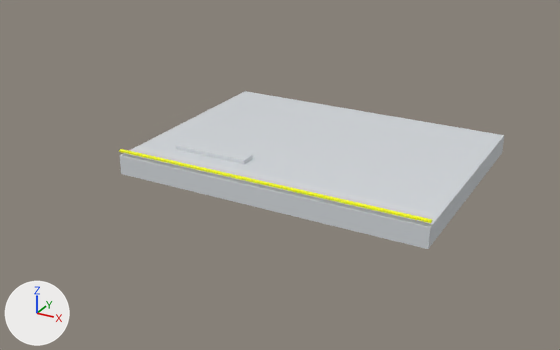
What one commit did to the OBJ model frontend/public/signs/Biển tên công ty inox ăn mòn 40 x 30.obj.
Both versions are drawn from a 50 mm lens placed at (0.604, -0.685, 0.389), pointed at (0.142, 0.155, -0.031). Every picture has the same lights, and +X, +Y and +Z are marked at lower left. The first picture is the older version. Where no turn or scale is listed for an object, it has been applied to the vertices. Vertices at exactly the same position are counted once.

In view in the first picture: 'bien_ten_cong_ty_inox_an_mon_40_x_30'.
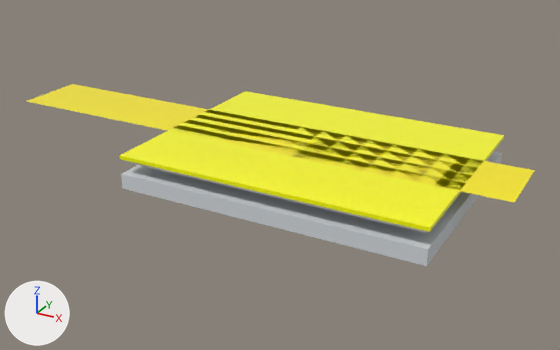
What differs and where, as boxes [x1, y1, x2, y2] in the pictures (560 x 350 px; the box of a moved part takes in the faces that stretch with it):
'bien_ten_cong_ty_inox_an_mon_40_x_30', reshaped (32% wider, 15% taller): before [119, 91, 504, 249]; after [27, 84, 535, 266]
part 1 of me_bien_ten_cong_ty_inox_an_mon_40_x_30, added (mostly hidden): after [126, 161, 428, 233]
part 2 of me_bien_ten_cong_ty_inox_an_mon_40_x_30, deleted: before [176, 141, 253, 164]
part 3 of me_bien_ten_cong_ty_inox_an_mon_40_x_30, deleted: before [119, 149, 432, 223]
part 4 of me_bien_ten_cong_ty_inox_an_mon_40_x_30, moved or reshaped: before [120, 91, 504, 249]; after [27, 84, 535, 266]
part 5 of me_bien_ten_cong_ty_inox_an_mon_40_x_30, recoloured: [119, 136, 504, 232] in both

What changed in the scene script:
```text
Add mat_mat_ffd700:
    mat_mat_ffd700 = principled_material('Mat_ffd700')
    mat_mat_ffd700.base_color = (1.0, 0.843, 0.0)  # yellow #ffed00
    mat_mat_ffd700.roughness = 0.0
Change me_bien_ten_cong_ty_inox_an_mon_40_x_30:
    used by ob_bien_ten_cong_ty_inox_an_mon_40_x_30; location = (0.0, 0.0, 0.0)
    remove me_bien_ten_cong_ty_inox_an_mon_40_x_30.from_pydata(...)  # 28 vertices, 46 faces; spans x 0.0..0.4, y 0.0..0.3, z 0.0..0.032
    add me_bien_ten_cong_ty_inox_an_mon_40_x_30.from_pydata(...)  # 28 vertices, 38 faces; spans x -0.261..0.461, y 0.0..0.3, z -0.02..0.025
    me_bien_ten_cong_ty_inox_an_mon_40_x_30 part 1: a new loose piece, a box spanning x 0.005..0.395, y 0.005..0.295, z 0.015..0.02, in mat_mat_b0b8c0 (light grey #d8dde1)
    me_bien_ten_cong_ty_inox_an_mon_40_x_30 part 2: the loose piece of 8 vertices spanning x 0.05..0.15, y 0.05..0.07, z 0.025..0.03 is deleted
    me_bien_ten_cong_ty_inox_an_mon_40_x_30 part 3: the loose piece of 8 vertices spanning x 0.0..0.4, y 0.0..0.005, z 0.03..0.032 is deleted
    me_bien_ten_cong_ty_inox_an_mon_40_x_30 part 4
    14 faces are deleted
    8 vertices are added at x -0.261..0.461, y 0.0..0.3, z -0.02..0.025
    12 new faces join them, mat_mat_b0b8c0 (light grey #d8dde1)
    2 new faces join them, mat_mat_ffd700 (yellow #ffed00)
    4 new faces join them, mat_mat_ffff00 (yellow #ffff00)
    me_bien_ten_cong_ty_inox_an_mon_40_x_30 part 5: 8 faces spanning x 0.0..0.4, y 0.0..0.3, z 0.02..0.025 switch from mat_mat_b0b8c0 (light grey #d8dde1) to mat_mat_ffff00 (yellow #ffff00)
    add me_bien_ten_cong_ty_inox_an_mon_40_x_30.materials.append(mat_mat_ffd700)  # yellow #ffed00
```
